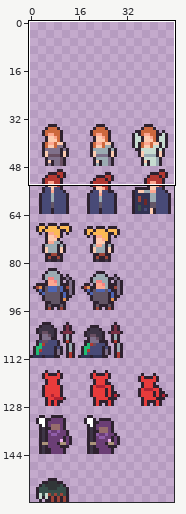
Pixel-art file: Assets/Textures/SpriteV1.aseprite. The first picture is a wide view before the edit; the outline marks the close-up.
Close-up. Before the commit:
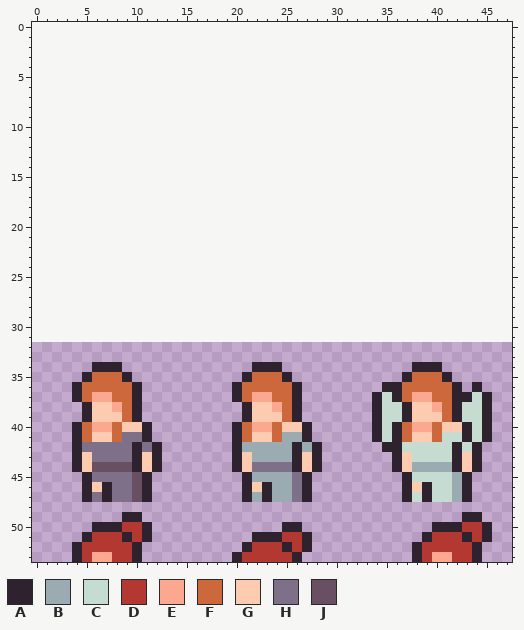
48x128 pixels, 1 frame. Shown: x 0..47, y 0..53. The old version is drawn lined up with the new one, on the new canvas.
Palette (. is transparent): A #2e222f  B #9babb2  C #c7dcd0  D #b33831  E #fca790  F #cd683d  G #fdcbb0  H #7f708a  J #694f62
Pixels before (only the part around the change), first column x 0:
 0 ................................................
 1 ................................................
 2 ................................................
 3 ................................................
 4 ................................................
 5 ................................................
 6 ................................................
 7 ................................................
 8 ................................................
 9 ................................................
10 ................................................
11 ................................................
12 ................................................
13 ................................................
14 ................................................
15 ................................................
16 ................................................
17 ................................................
18 ................................................
19 ................................................
20 ................................................
21 ................................................
22 ................................................
23 ................................................
24 ................................................
25 ................................................
26 ................................................
27 ................................................
28 ................................................
29 ................................................
30 ................................................
31 ................................................
32 ................................................
33 ................................................
34 ......AAA.............AAA.............AAA.......
35 .....AFFFA...........AFFFA...........AFFFA......
36 ....AFFFFFA.........AFFFFFA........AAFFFFFA.A...
37 ....AFEEFFA.........AFEEFFA.......ACAFEEFFAACA..
38 .....AGGEFA..........AGGEFA.......ACCAGGEFACCA..
39 .....AGGGFA..........AGGGFA.......ACCAGGGFACCA..
40 ....AFEEFGGA........AFEEFGGA......ACAFEEFGGACA..
41 ....AFGGFHHA........AFGGFBBA......ACAFGGFCCACA..
42 ....AHHHHHAHA.......ABBBBBABA......AACCCCCACA...
43 ....AGHHHHAGA.......AGBBBBAGA.......AGCCCCAGA...
44 ....AGJJJJAGA.......AGHHHHAGA.......AGBBBBAGA...
45 .....AHHHHJA.........ABBBBHA.........ACCCCBA....
46 .....AGAHHJA.........AGABBHA.........AGACCBA....
47 .....AHAHHJA.........ABABBHA.........ACACCBA....
48 ................................................
49 .........AA................................AA...
50 ......AAADDA.............AA.............AAADDA..
Once edited:
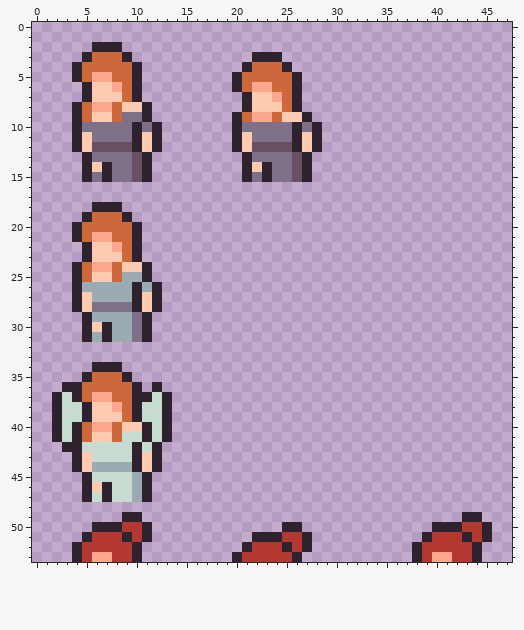
From old to new:
canvas 48x128 -> 48x160, the old top-left corner now at 0,32
y 2: x 6..8 ... -> AAA
y 3: x 5..9 ..... -> AFFFA; x 22..24 ... -> AAA
y 4: x 4..10 ....... -> AFFFFFA; x 21..25 ..... -> AFFFA
y 5: x 4..10 ....... -> AFEEFFA; x 20..26 ....... -> AFFFFFA
y 6: x 5..10 ...... -> AGGEFA; x 20..26 ....... -> AFEEFFA
y 7: x 5..10 ...... -> AGGGFA; x 21..26 ...... -> AGGEFA
y 8: x 4..11 ........ -> AFEEFGGA; x 21..26 ...... -> AGGGFA
y 9: x 4..11 ........ -> AFGGFHHA; x 20..27 ........ -> AFEEFGGA
y 10: x 4..12 ......... -> AHHHHHAHA; x 20..28 ......... -> AHHHHHAHA
y 11: x 4..12 ......... -> AGHHHHAGA; x 20..28 ......... -> AGHHHHAGA
y 12: x 4..12 ......... -> AGJJJJAGA; x 20..28 ......... -> AGJJJJAGA
y 13: x 5..11 ....... -> AHHHHJA; x 21..27 ....... -> AHHHHJA
y 14: x 5..11 ....... -> AGAHHJA; x 21..27 ....... -> AGAHHJA
y 15: x 5..11 ....... -> AHAHHJA; x 21..27 ....... -> AHAHHJA
y 18: x 6..8 ... -> AAA
y 19: x 5..9 ..... -> AFFFA
y 20: x 4..10 ....... -> AFFFFFA
y 21: x 4..10 ....... -> AFEEFFA
y 22: x 5..10 ...... -> AGGEFA
y 23: x 5..10 ...... -> AGGGFA
y 24: x 4..11 ........ -> AFEEFGGA
y 25: x 4..11 ........ -> AFGGFBBA
y 26: x 4..12 ......... -> ABBBBBABA
y 27: x 4..12 ......... -> AGBBBBAGA
y 28: x 4..12 ......... -> AGHHHHAGA
y 29: x 5..11 ....... -> ABBBBHA
y 30: x 5..11 ....... -> AGABBHA
y 31: x 5..11 ....... -> ABABBHA
y 34: x 22..24 AAA -> ...; x 38..40 AAA -> ...
y 35: x 21..25 AFFFA -> .....; x 37..41 AFFFA -> .....
y 36: x 3 . -> A; x 12 . -> A; x 20..26 AFFFFFA -> .......; x 35..42 AAFFFFFA -> ........; x 44 A -> .
y 37: x 2..3 .. -> AC; x 11..13 ... -> ACA; x 20..26 AFEEFFA -> .......; x 34..45 ACAFEEFFAACA -> ............
y 38: x 2..4 ... -> ACC; x 11..13 ... -> CCA; x 21..26 AGGEFA -> ......; x 34..45 ACCAGGEFACCA -> ............
y 39: x 2..4 ... -> ACC; x 11..13 ... -> CCA; x 21..26 AGGGFA -> ......; x 34..45 ACCAGGGFACCA -> ............
y 40: x 2..3 .. -> AC; x 12..13 .. -> CA; x 20..27 AFEEFGGA -> ........; x 34..45 ACAFEEFGGACA -> ............
y 41: x 2..3 .. -> AC; x 9..10 HH -> CC; x 12..13 .. -> CA; x 20..27 AFGGFBBA -> ........; x 34..45 ACAFGGFCCACA -> ............
y 42: x 3 . -> A; x 5..9 HHHHH -> CCCCC; x 11 H -> C; x 20..28 ABBBBBABA -> .........; x 35..44 AACCCCCACA -> ..........
y 43: x 6..9 HHHH -> CCCC; x 20..28 AGBBBBAGA -> .........; x 36..44 AGCCCCAGA -> .........
y 44: x 6..9 JJJJ -> BBBB; x 20..28 AGHHHHAGA -> .........; x 36..44 AGBBBBAGA -> .........
y 45: x 6..10 HHHHJ -> CCCCB; x 21..27 ABBBBHA -> .......; x 37..43 ACCCCBA -> .......
y 46: x 8..10 HHJ -> CCB; x 21..27 AGABBHA -> .......; x 37..43 AGACCBA -> .......
y 47: x 6 H -> C; x 8..10 HHJ -> CCB; x 21..27 ABABBHA -> .......; x 37..43 ACACCBA -> .......
Pixel boxes of the changes (left, top, right, bottom) in both close-ups:
added: (72, 42, 162, 342)
added: (232, 52, 322, 182)
erased: (232, 362, 322, 502)
erased: (372, 362, 492, 502)
changed: (52, 382, 172, 502)
